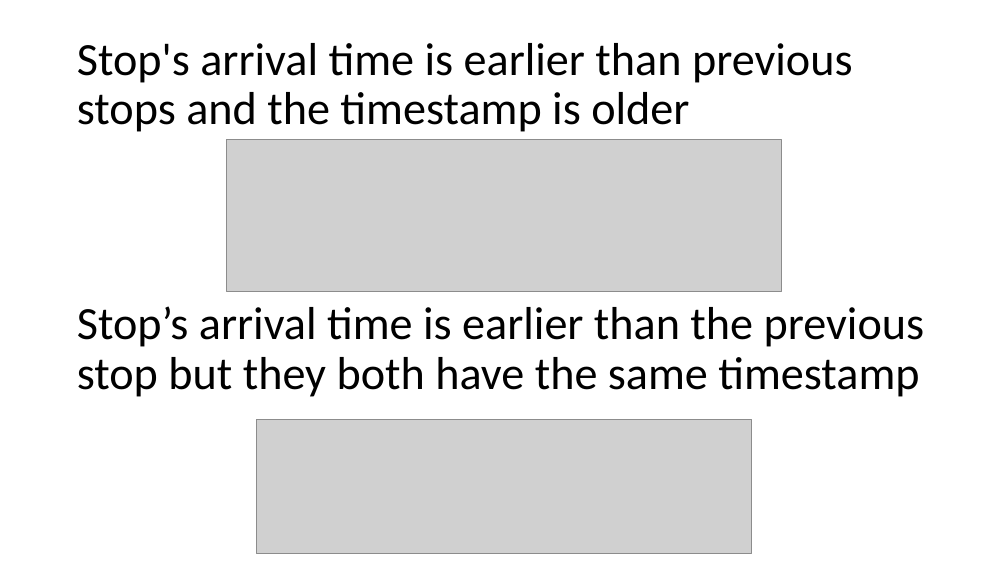
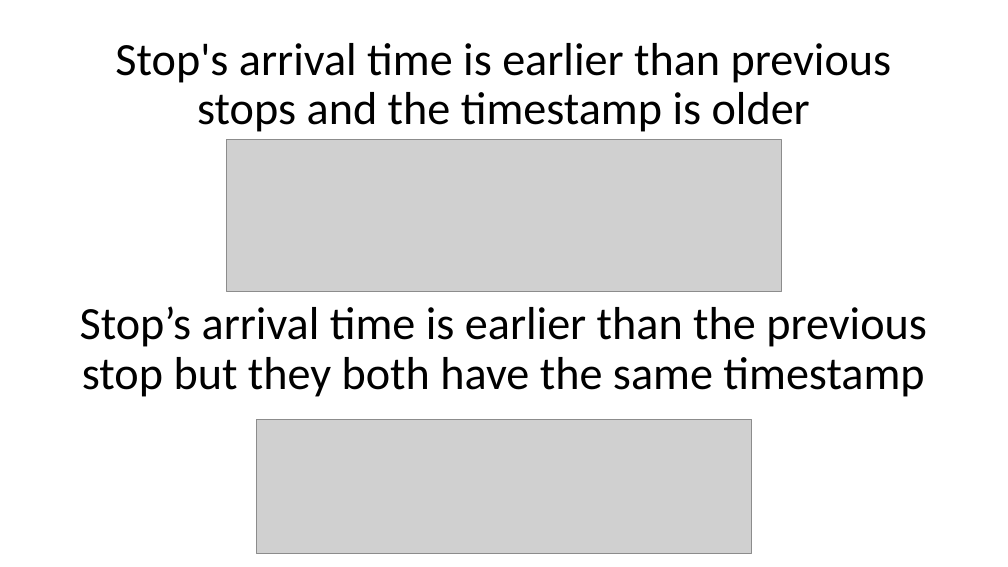
Before and after one commit to imalh2/ETC5543-Lynxx, a slide deck: slide 16 of team-presentation/team_presentation.pptx. Drawn at 1008x567 pixels with LibreOffice and Linux fonts; fonts in the diff are those of the drawing; grey boxes stand for pictures. Boxes give left, top, right and bottom in pixels: in the first picture for what was removed or moved away, otherwise in the second. Text is boxed around its words. In the diff, an @@ line names an element or a change of style, - is before the commit and + after.

```diff
--- a/team-presentation/team_presentation.pptx
+++ b/team-presentation/team_presentation.pptx
@@ title "Stop's arrival time is earlier ..." at [115, 43, 892, 132]: alignment left to centre @@
@@ text "Stop’s arrival time is earlier ..." at [80, 306, 927, 397]: alignment left to centre @@
```
Also in this commit, not shown: 12 other slides changed, 1 slide added, 5 other files.
